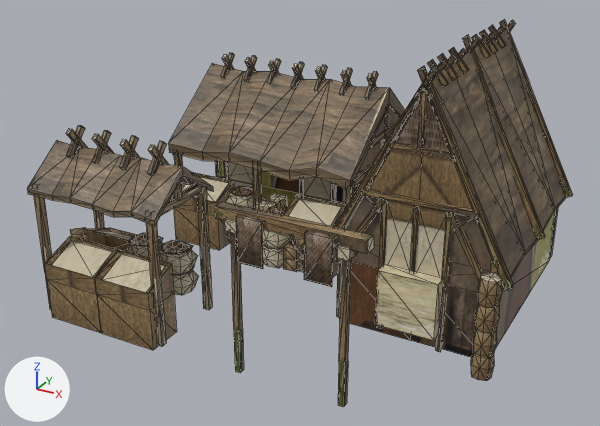
A saved change to the COLLADA model art/meshes/structural/suebians/market.dae.
Before and after are seen from a 50 mm camera at (25.2, -49.3, 25.6) aimed at (-0.9, -1.9, 1.9). Arrows for +X, +Y and +Z are at lower left; the lights stay in place. Mesh edges are drawn as thin lines. Where no turn or scale is listed for an object, it has been applied to the vertices.

In view in the first picture: 'market'.
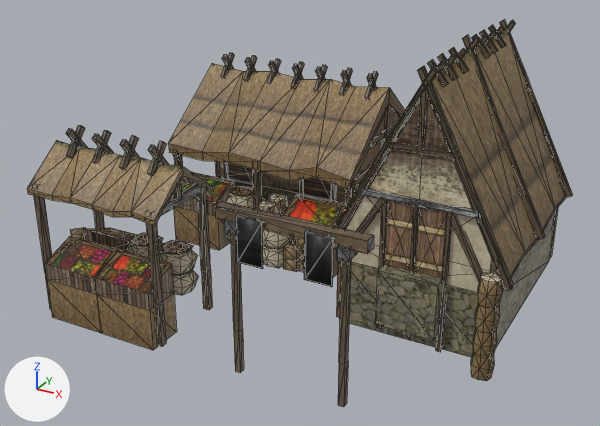
The newer file is also turned or shifted as a whole; pictures and numbers use the older file's frame.

Where the change shows, as pixel boxes [x1, y1, x2, y2] in the pictures (600 x 426 px):
```json
{"part": 1, "of": "me_cube_844", "change": "built on", "before": [262, 239, 263, 269], "after": [262, 229, 263, 269]}
{"part": 2, "of": "me_cube_844", "change": "surface changed", "before": [27, 20, 573, 407], "after": [27, 20, 573, 407]}
```

Scene script edits in JSON lines:
```json
{"block": "me_cube_844", "where": "# used by ob_market; location = (-0.92, 0.39, 0.0)"}
{"op": "remove", "block": "me_cube_844", "code": "me_cube_844.from_pydata(...)  # 1914 vertices, 2954 faces; spans x -13.6..15.7, y -15.1..14.0, z -5.7..14.1"}
{"op": "add", "block": "me_cube_844", "code": "me_cube_844.from_pydata(...)  # 1900 vertices, 2741 faces; spans x -13.6..15.7, y -15.1..14.0, z -5.7..14.1"}
{"block": "me_cube_844", "change": "me_cube_844 part 1"}
{"block": "me_cube_844", "change": "4 faces are deleted"}
{"block": "me_cube_844", "change": "8 vertices are added at x 3.0..8.9, y -14.7, z 4.3..7.1"}
{"block": "me_cube_844", "change": "8 new faces join them"}
{"block": "me_cube_844", "change": "me_cube_844 part 2: 1447 kept faces spanning x -13.0..15.7, y -15.1..14.0, z -5.4..14.1 get new texture (UV) coordinates"}
```
